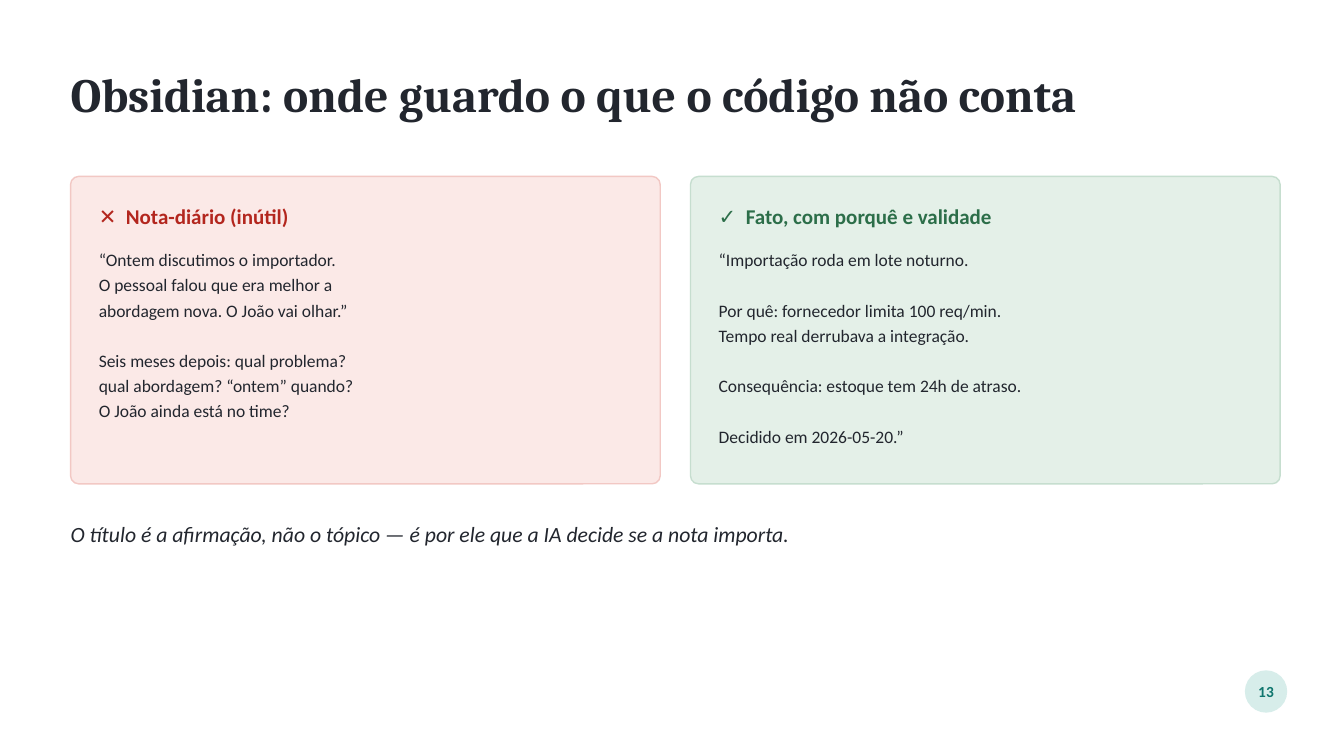
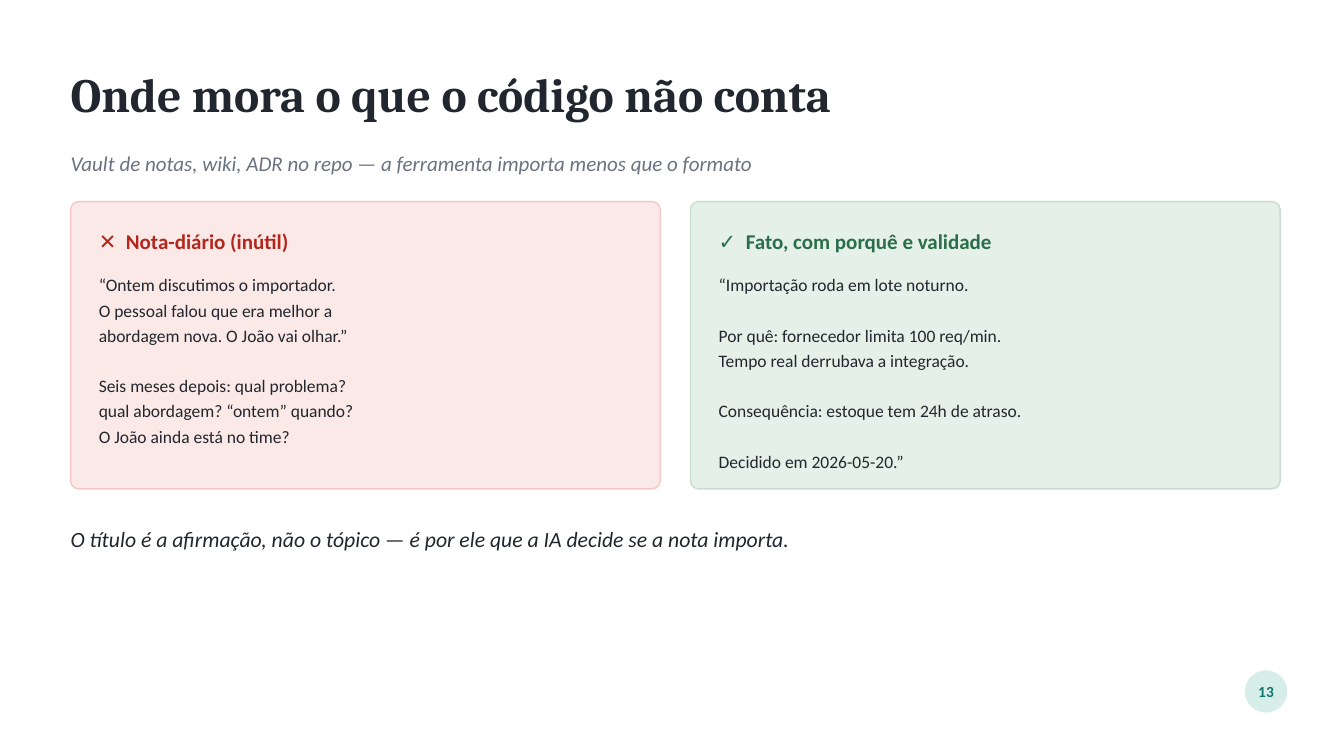
Before and after one commit to devdiasbr/boas-praticas-ia, a slide deck: slide 14 of apresentacao/como-eu-uso-ia.pptx. Drawn at 1344x756 pixels with LibreOffice and Linux fonts; fonts in the diff are those of the drawing. Boxes give left, top, right and bottom in pixels: in the first picture for what was removed or moved away, otherwise in the second. Text is boxed around its words. In the diff, an @@ line names an element or a change of style, - is before the commit and + after.

```diff
--- a/apresentacao/como-eu-uso-ia.pptx
+++ b/apresentacao/como-eu-uso-ia.pptx
@@ text at (71, 78, 831, 122): text changed @@
-Obsidian: onde guardo o que o código não conta
+Onde mora o que o código não conta
@@ text added at (71, 156, 752, 175), 15 pt, text #6B7280, italic @@
+Vault de notas, wiki, ADR no repo — a ferramenta importa menos que o formato
@@ rounded rectangle: place and size @@
-rounded rectangle at (71, 176, 660, 484)
+rounded rectangle at (71, 202, 660, 489)
@@ rounded rectangle at (71, 202, 660, 489): proportions changed @@
@@ rounded rectangle at (691, 202, 1280, 489): proportions changed @@
@@ rounded rectangle: place and size @@
-rounded rectangle at (691, 176, 1280, 484)
+rounded rectangle at (691, 202, 1280, 489)
@@ text "✕ Nota-diário (inútil)": place and size @@
-text "✕ Nota-diário (inútil)" at (126, 208, 288, 227)
+text "✕ Nota-diário (inútil)" at (126, 233, 288, 252)
@@ text "✓ Fato, com porquê e ...": place and size @@
-text "✓ Fato, com porquê e ..." at (746, 209, 992, 228)
+text "✓ Fato, com porquê e ..." at (746, 234, 992, 253)
@@ text "“Ontem discutimos o importador.": place and size @@
-text "“Ontem discutimos o importador." at (99, 253, 353, 417)
+text "“Ontem discutimos o importador." at (99, 278, 353, 443)
@@ text "“Importação roda em lote noturno.": place and size @@
-text "“Importação roda em lote noturno." at (719, 253, 1022, 443)
+text "“Importação roda em lote noturno." at (719, 278, 1022, 468)
@@ text "O título é a afirmação, ...": place and size @@
-text "O título é a afirmação, ..." at (71, 527, 788, 546)
+text "O título é a afirmação, ..." at (71, 532, 788, 551)
```
Also in this commit, not shown: 21 other slides changed, 1 other file.
